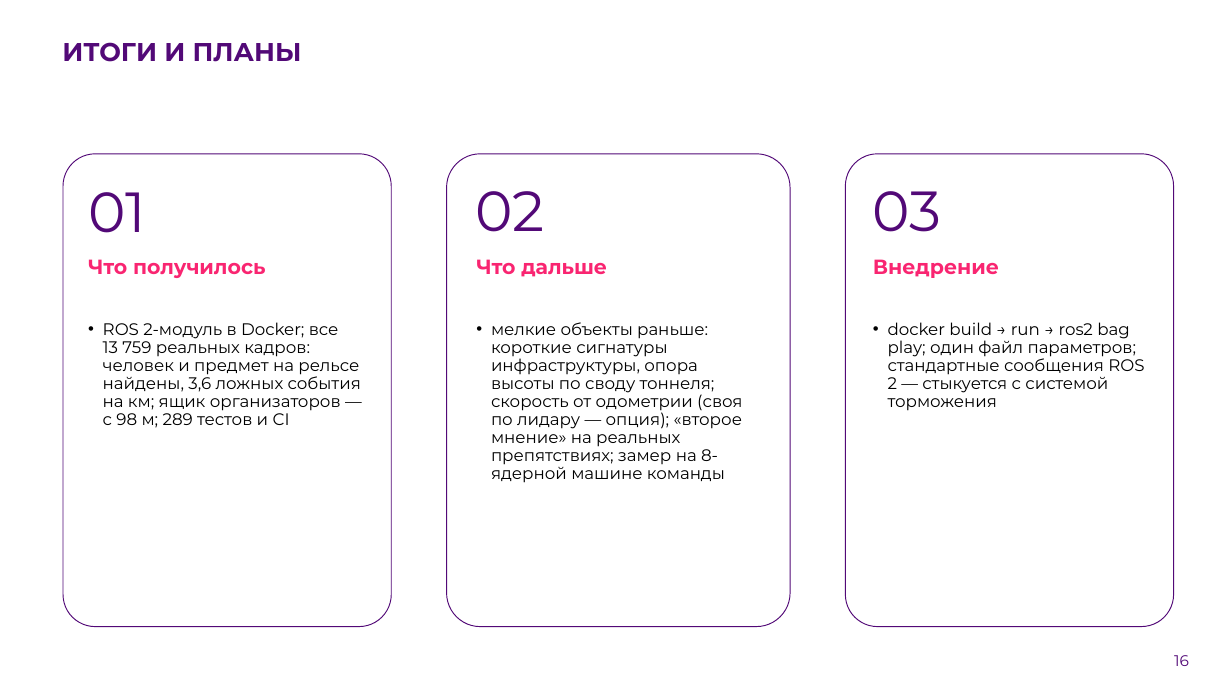
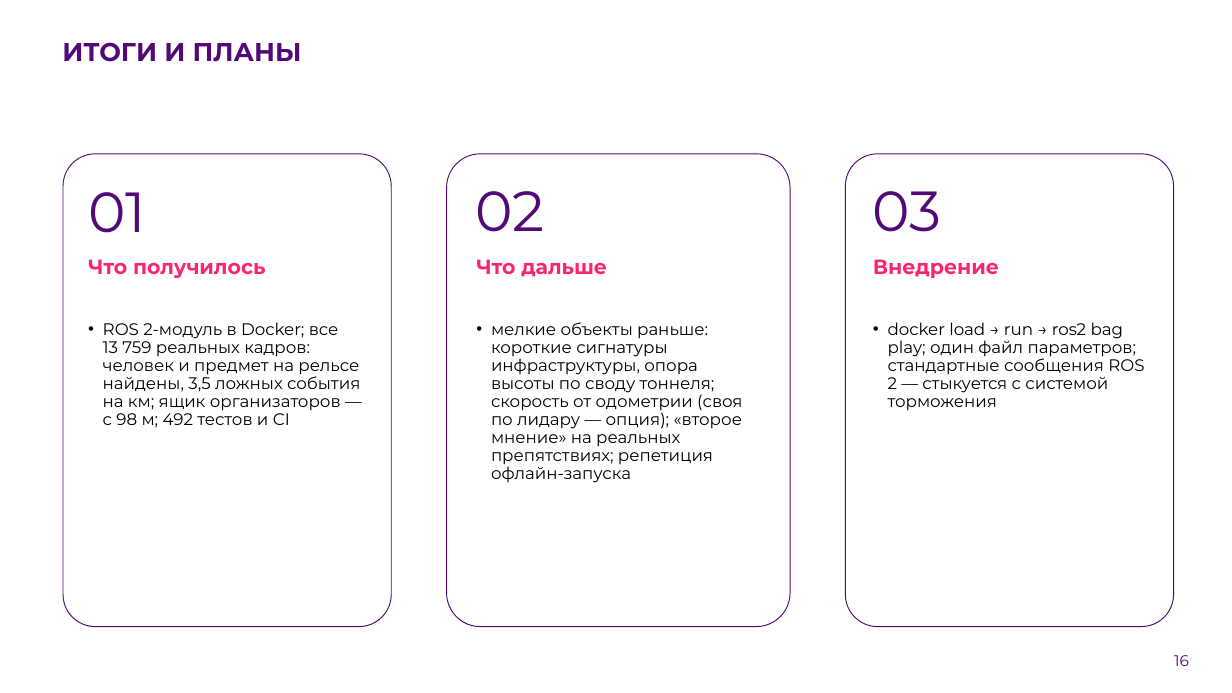
Before and after one commit to pmixay/ReSense, a slide deck: slide 16 of docs/presentation/ReSense_LCT2026.pptx. Drawn at 1232x693 pixels with LibreOffice and Linux fonts; fonts in the diff are those of the drawing; background and template pictures are left out. Boxes give left, top, right and bottom in pixels: in the first picture for what was removed or moved away, otherwise in the second. Text is boxed around its words. In the diff, an @@ line names an element or a change of style, - is before the commit and + after.

```diff
--- a/docs/presentation/ReSense_LCT2026.pptx
+++ b/docs/presentation/ReSense_LCT2026.pptx
@@ text at [103, 322, 360, 428]: text changed @@
-• ROS 2-модуль в Docker; все 13 759 реальных кадров: человек и предмет на рельсе найдены, 3,6 ложных события на км; ящик организаторов — с 98 м; 289 тестов и CI
+• ROS 2-модуль в Docker; все 13 759 реальных кадров: человек и предмет на рельсе найдены, 3,5 ложных события на км; ящик организаторов — с 98 м; 492 тестов и CI
@@ text at [491, 322, 742, 483]: text changed @@
-• мелкие объекты раньше: короткие сигнатуры инфраструктуры, опора высоты по своду тоннеля; скорость от одометрии (своя по лидару — опция); «второе мнение» на реальных препятствиях; замер на 8-ядерной машине команды
+• мелкие объекты раньше: короткие сигнатуры инфраструктуры, опора высоты по своду тоннеля; скорость от одометрии (своя по лидару — опция); «второе мнение» на реальных препятствиях; репетиция офлайн-запуска
@@ text at [888, 322, 1144, 411]: text changed @@
-• docker build → run → ros2 bag play; один файл параметров; стандартные сообщения ROS 2 — стыкуется с системой торможения
+• docker load → run → ros2 bag play; один файл параметров; стандартные сообщения ROS 2 — стыкуется с системой торможения
```
Also in this commit, not shown: 7 other slides changed, 15 other files.
